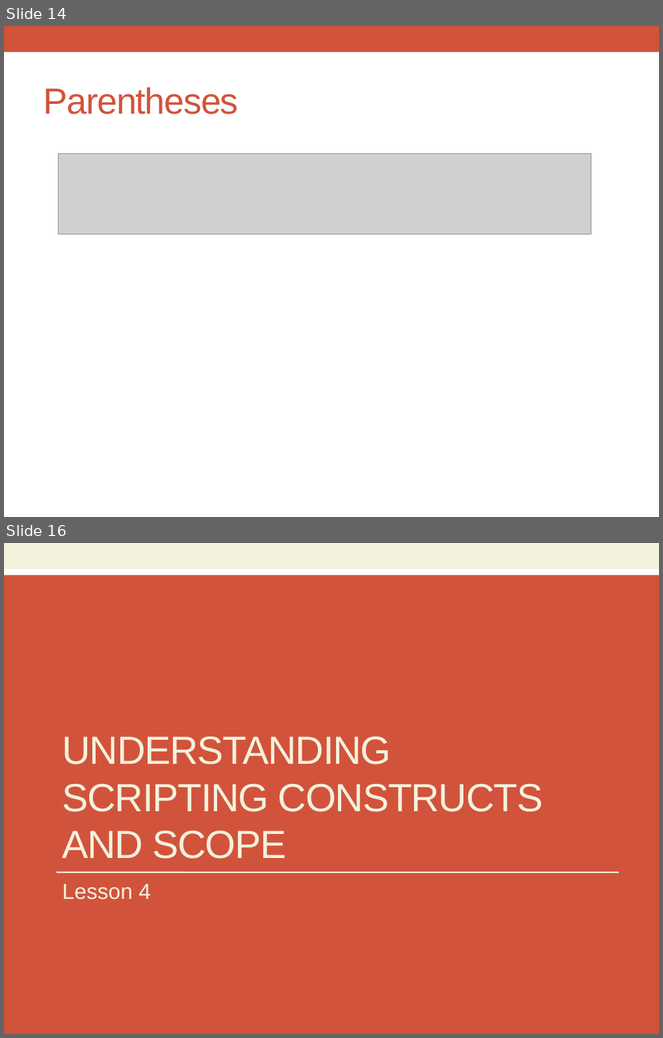
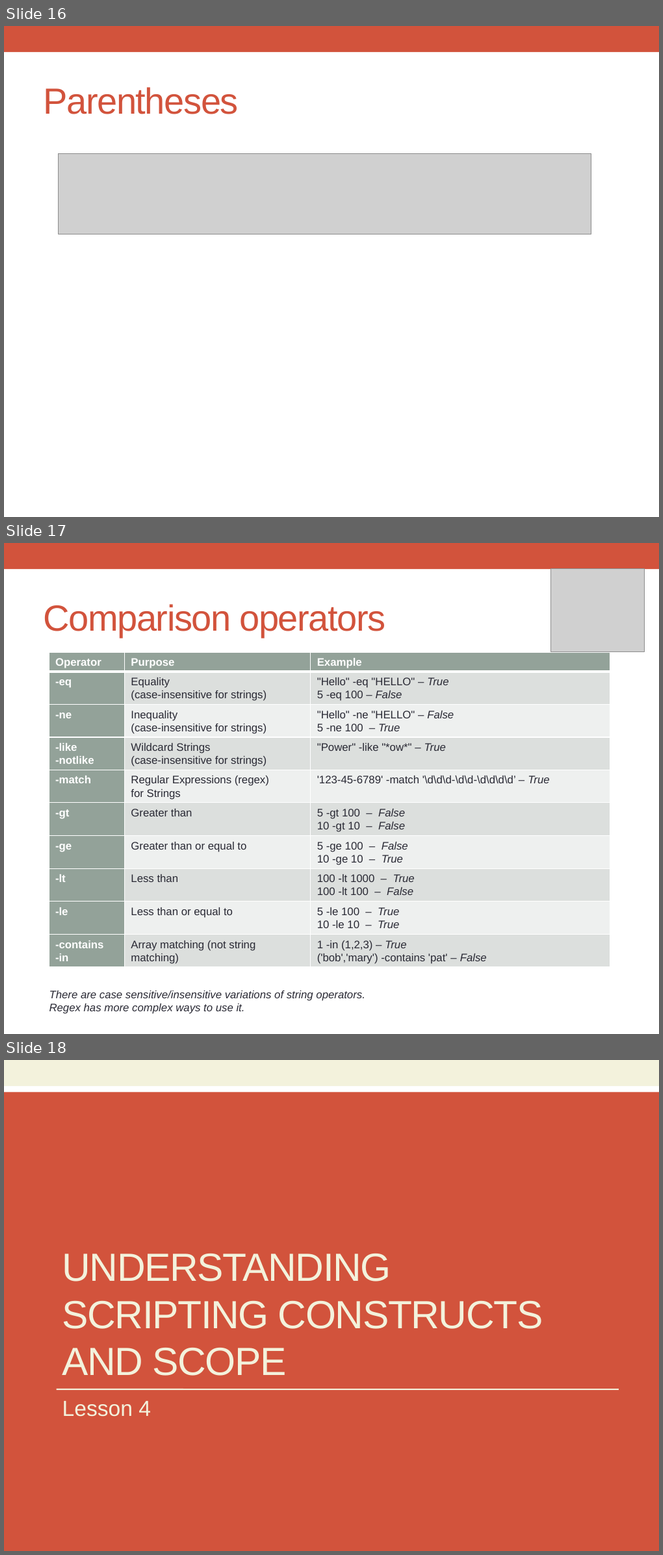
Before and after one commit to boomalator/55309-Powershell, a slide deck: Powerpoint/Module01-PreparingForScripting.pptx. Shown one above the other, each under a label of ours: slides 14 and 16 before the commit, slides 16, 17 and 18 after it; the slides between them are not shown. The pictures are 663x1038 and 663x1555 pixels, drawn with LibreOffice and Linux fonts; fonts in the diff are those of the drawing; grey boxes stand for pictures. Boxes give left, top, right and bottom in pixels: in the first picture for what was removed or moved away, otherwise in the second. Text is boxed around its words. In the diff, an @@ line names an element or a change of style, - is before the commit and + after.

```diff
--- a/Powerpoint/Module01-PreparingForScripting.pptx
+++ b/Powerpoint/Module01-PreparingForScripting.pptx
@@ slide 17 added at bbox=[4, 543, 659, 1034], background #FFFFFF; not listed: 1 template element that a slide beside it also shows @@
@@ picture added at bbox=[551, 568, 645, 652] @@
@@ title added at bbox=[43, 604, 386, 637], 40 pt, text #D2533C @@
+Comparison operators
@@ table added at bbox=[49, 652, 610, 977], 10 rows, 3 columns @@
+Operator | Purpose | Example
+-eq | Equality (case-insensitive for strings) | "Hello" -eq "HELLO" – True 5 -eq 100 – False
+-ne | Inequality (case-insensitive for strings) | "Hello" -ne "HELLO" – False 5 -ne 100 – True
+-like -notlike | Wildcard Strings (case-insensitive for strings) | "Power" -like "*ow*" – True
+-match | Regular Expressions (regex) for Strings | '123-45-6789' -match '\d\d\d-\d\d-\d\d\d\d’ – True
+-gt | Greater than | 5 -gt 100 – False 10 -gt 10 – False
+-ge | Greater than or equal to | 5 -ge 100 – False 10 -ge 10 – True
+-lt | Less than | 100 -lt 1000 – True 100 -lt 100 – False
+-le | Less than or equal to | 5 -le 100 – True 10 -le 10 – True
+-contains -in | Array matching (not string matching) | 1 -in (1,2,3) – True ('bob','mary') -contains 'pat' – False
@@ text added at bbox=[50, 991, 365, 1014], 12 pt, text #292934, italic @@
+There are case sensitive/insensitive variations of string operators.
+Regex has more complex ways to use it.
@@ what was slide 14 is now slide 16 @@
@@ what was slide 16 is now slide 18 @@
```
Also in this commit, not shown: 3 slides changed, 2 other slides added, 1 slide removed, 40 other files.
